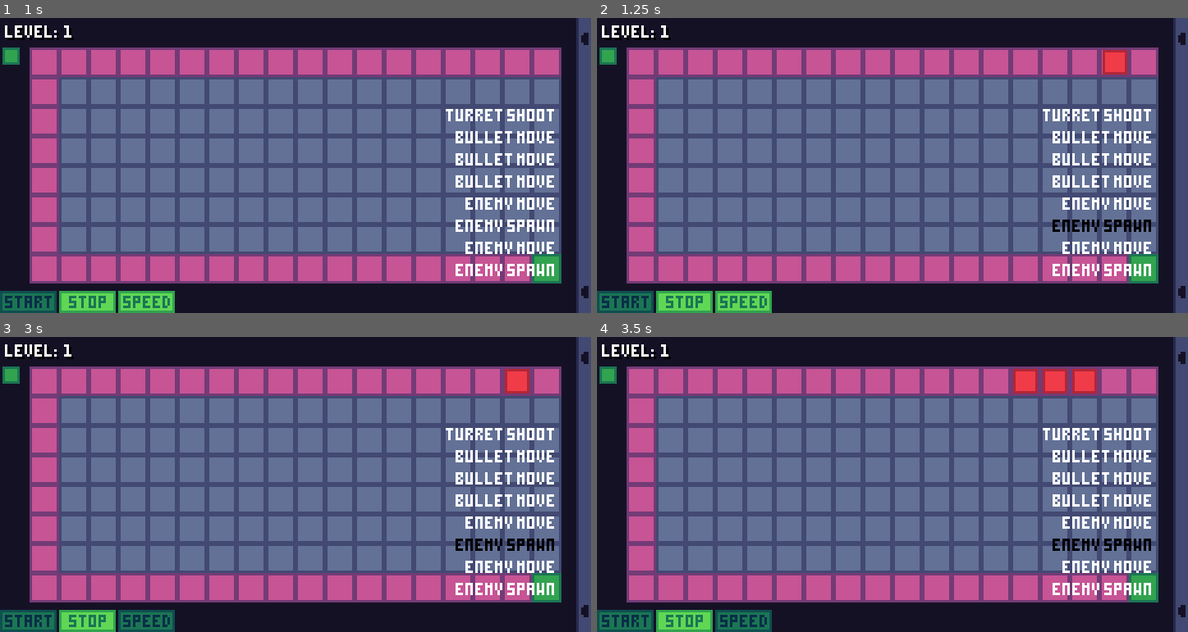
Above: before the commit, frames 1-4 (two rows, left to right).
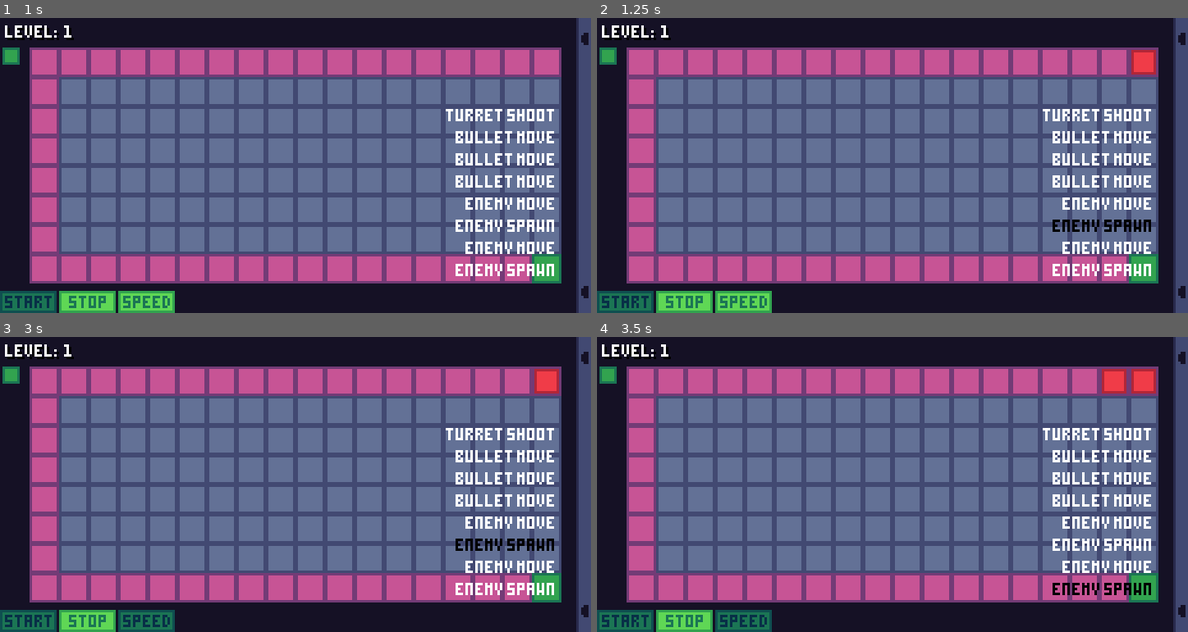
Above: after the commit, the same moments.

Repository: mariothedog/brackeys-game-jam
Game: Godot game, scene res://main/main.tscn
Two runs of this game, one before a commit and one after it. Both use one fixed random seed, a clock stepped at 60 frames per second and the inputs below.
Inputs (mouse positions are in pixels of both pictures, inside the frame that each line leads up to):
- Up to frame 1 (1 s): click (29, 301) at 0.5 s
- Up to frame 2 (1.25 s): no input
- Up to frame 3 (3 s): click (88, 620) at 1.25 s; click (29, 620) at 2 s; click (147, 620) at 2.75 s
- Up to frame 4 (3.5 s): no input

Frame 1 is identical in both runs. In frame 2, 0.7% of the frame differs, in the area x 85-95%, y 10-20%; in frame 3, 0.7%; in frame 4, 2.5%, in the area x 70-95%, y 10-88%.

Commit message:
Remove step merging

Diff:
--- a/src/main/steps/step_bullet_move.gd
+++ b/src/main/steps/step_bullet_move.gd
@@ -7,9 +7,9 @@
 
 
 func execute() -> void:
-	var step_index_and_num_merged: Array = StepManager.merge_steps(Global.steps, Global.step_index)
-	Global.step_index = step_index_and_num_merged[0]
-	var num_merged: int = step_index_and_num_merged[1]
-	Global.bullets.move(num_merged + 1)
+#	var step_index_and_num_merged: Array = StepManager.merge_steps(Global.steps, Global.step_index)
+#	Global.step_index = step_index_and_num_merged[0]
+#	var num_merged: int = step_index_and_num_merged[1]
+	Global.bullets.move(1)#num_merged + 1)
 # warning-ignore:return_value_discarded
 	Global.bullets.connect("all_stopped_moving", self, "emit_signal", ["finished"], CONNECT_ONESHOT)
--- a/src/main/steps/step_enemy_move.gd
+++ b/src/main/steps/step_enemy_move.gd
@@ -7,9 +7,9 @@
 
 
 func execute() -> void:
-	var step_index_and_num_merged: Array = StepManager.merge_steps(Global.steps, Global.step_index)
-	Global.step_index = step_index_and_num_merged[0]
-	var num_merged: int = step_index_and_num_merged[1]
-	Global.enemies.move(num_merged + 1)
+#	var step_index_and_num_merged: Array = StepManager.merge_steps(Global.steps, Global.step_index)
+#	Global.step_index = step_index_and_num_merged[0]
+#	var num_merged: int = step_index_and_num_merged[1]
+	Global.enemies.move(1)#num_merged + 1)
 # warning-ignore:return_value_discarded
 	Global.enemies.connect("all_stopped_moving", self, "emit_signal", ["finished"], CONNECT_ONESHOT)
--- a/src/main/steps/step_enemy_spawn.gd
+++ b/src/main/steps/step_enemy_spawn.gd
@@ -15,20 +15,21 @@
 	Global.current_enemy_group_size += 1
 	Global.enemies.spawn_enemy()
 
-	var next_step_index: int = StepManager.get_valid_step_index(
-		Global.steps, Global.step_index + 1, false
-	)
-	var next_step: Step = Global.steps[next_step_index]
-	if next_step is StepEnemyMove:
-		var step_index_and_num_skipped: Array = StepManager.merge_steps(
-			Global.steps, next_step_index
-		)
-		var num_merged: int = step_index_and_num_skipped[1]
-		Global.step_index = step_index_and_num_skipped[0]
-		Global.enemies.move(num_merged + 1)
-# warning-ignore:return_value_discarded
-		Global.enemies.connect(
-			"all_stopped_moving", self, "emit_signal", ["finished"], CONNECT_ONESHOT
-		)
-	else:
-		emit_signal("finished")
+#	var next_step_index: int = StepManager.get_valid_step_index(
+#		Global.steps, Global.step_index + 1, false
+#	)
+#	var next_step: Step = Global.steps[next_step_index]
+#	if next_step is StepEnemyMove:
+#		var step_index_and_num_skipped: Array = StepManager.merge_steps(
+#			Global.steps, next_step_index
+#		)
+#		var num_merged: int = step_index_and_num_skipped[1]
+#		Global.step_index = step_index_and_num_skipped[0]
+#		Global.enemies.move(num_merged + 1)
+## warning-ignore:return_value_discarded
+#		Global.enemies.connect(
+#			"all_stopped_moving", self, "emit_signal", ["finished"], CONNECT_ONESHOT
+#		)
+#	else:
+#		emit_signal("finished")
+	emit_signal("finished")
--- a/src/main/steps/step_turret_shoot.gd
+++ b/src/main/steps/step_turret_shoot.gd
@@ -8,23 +8,24 @@
 
 func execute() -> void:
 	Global.turrets.shoot(Global.bullets, Global.level.cell_size)
-	var next_step_index: int = StepManager.get_valid_step_index(
-		Global.steps, Global.step_index + 1, false
-	)
-	var next_step: Step = Global.steps[next_step_index]
-	if next_step is StepBulletMove:
-		var step_index_and_num_skipped: Array = StepManager.merge_steps(
-			Global.steps, next_step_index
-		)
-		var num_merged: int = step_index_and_num_skipped[1]
-		Global.step_index = step_index_and_num_skipped[0]
-		Global.bullets.move(num_merged + 1)
-# warning-ignore:return_value_discarded
-		Global.bullets.connect(
-			"all_stopped_moving", self, "emit_signal", ["finished"], CONNECT_ONESHOT
-		)
-	else:
-		emit_signal("finished")
+#	var next_step_index: int = StepManager.get_valid_step_index(
+#		Global.steps, Global.step_index + 1, false
+#	)
+#	var next_step: Step = Global.steps[next_step_index]
+#	if next_step is StepBulletMove:
+#		var step_index_and_num_skipped: Array = StepManager.merge_steps(
+#			Global.steps, next_step_index
+#		)
+#		var num_merged: int = step_index_and_num_skipped[1]
+#		Global.step_index = step_index_and_num_skipped[0]
+#		Global.bullets.move(num_merged + 1)
+## warning-ignore:return_value_discarded
+#		Global.bullets.connect(
+#			"all_stopped_moving", self, "emit_signal", ["finished"], CONNECT_ONESHOT
+#		)
+#	else:
+#		emit_signal("finished")
+	emit_signal("finished")
 
 
 func charge_up() -> void:  # Runs when the previous step starts
